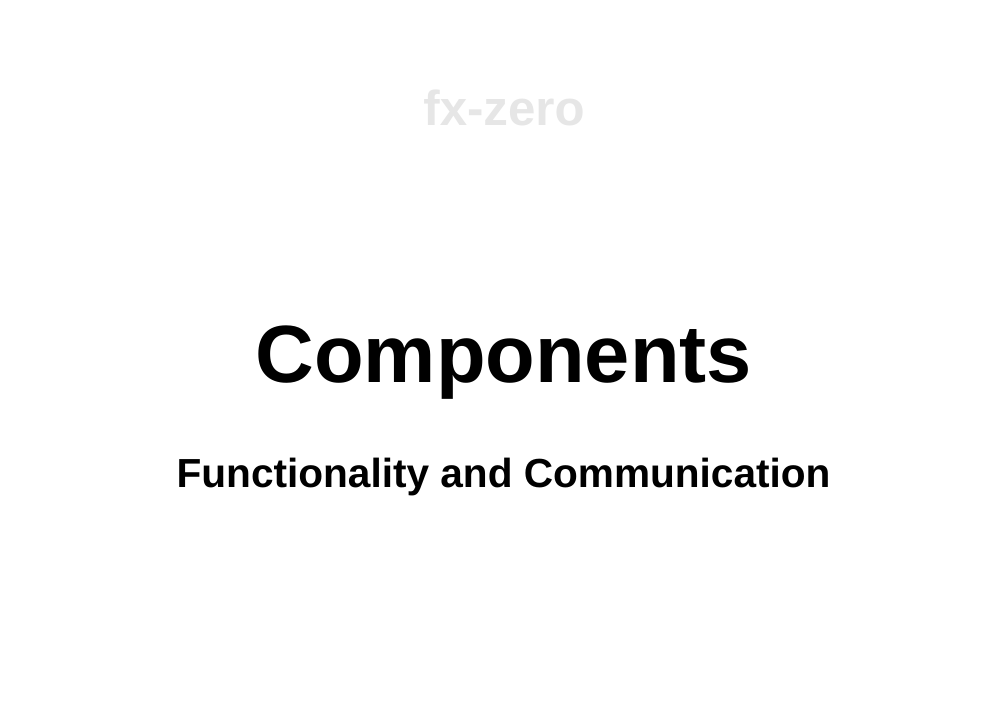
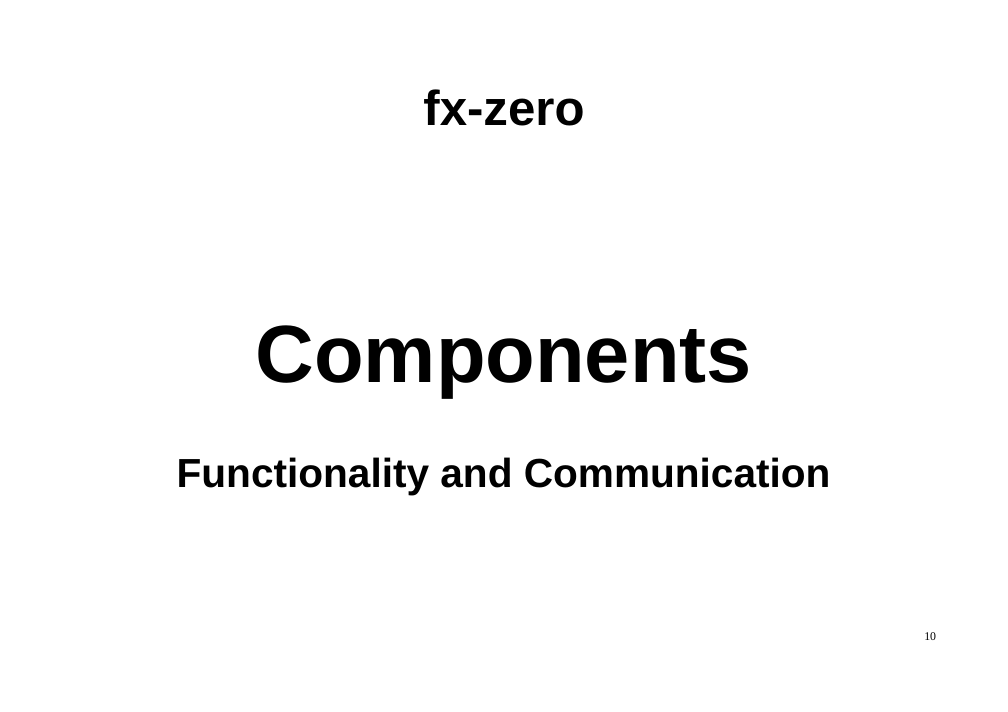
Before and after one commit to hsk81/fx-zero, a slide deck: slide 10 of doc/presentation/fx-zero.odp. Drawn at 1008x712 pixels with LibreOffice and Linux fonts; fonts in the diff are those of the drawing. Boxes give left, top, right and bottom in pixels: in the first picture for what was removed or moved away, otherwise in the second. Text is boxed around its words. In the diff, an @@ line names an element or a change of style, - is before the commit and + after.

```diff
--- a/doc/presentation/fx-zero.odp
+++ b/doc/presentation/fx-zero.odp
@@ title added at bbox=[423, 89, 584, 126], 58.1 pt, text #000000, bold @@
+fx-zero
@@ page number added at bbox=[924, 632, 936, 640], 14 pt, text #000000 @@
+10
```
Also in this commit, not shown: 18 other slides changed, 7 slides added, 5 slides removed.
